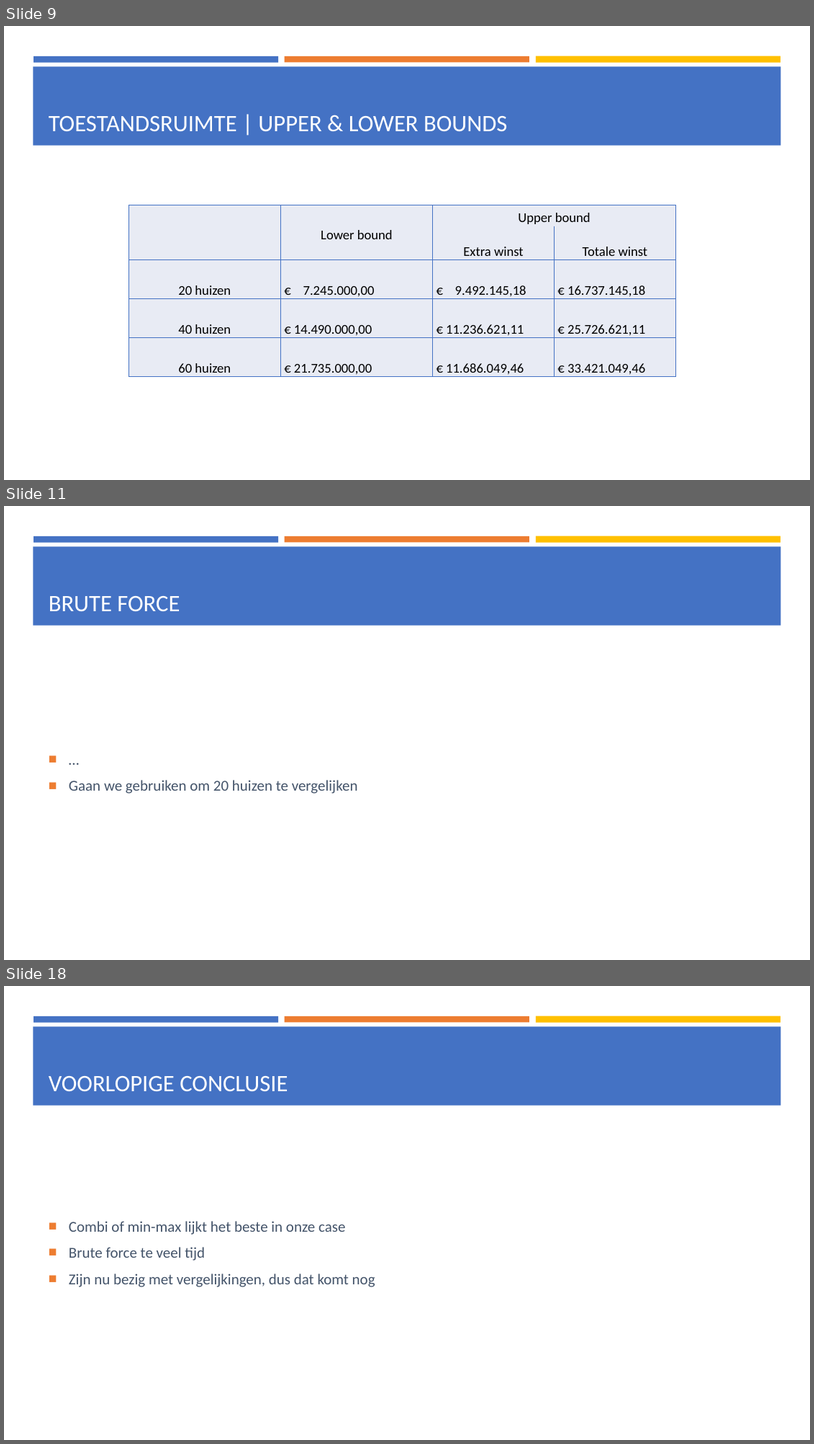
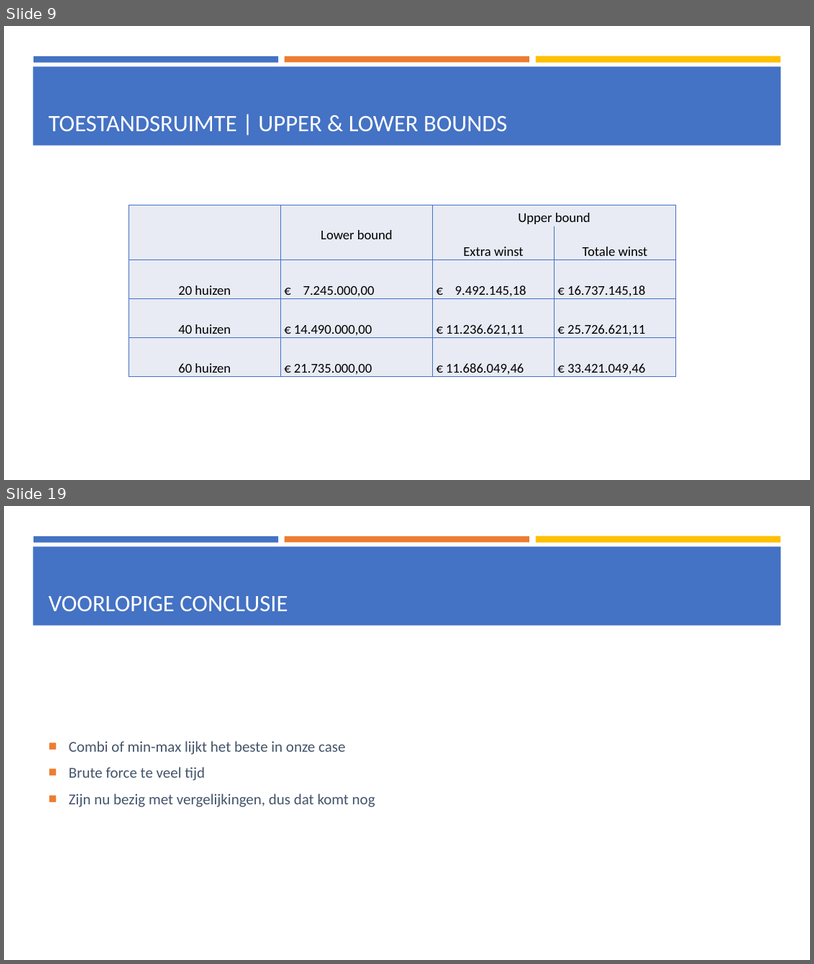
Before and after one commit to rmleushuis/Heurestieken, a slide deck: others/Presentatie 2, 18-5-2018.pptx. Shown one above the other, each under a label of ours: slides 9, 11 and 18 before the commit, slides 9 and 19 after it; the slides between them are not shown. The pictures are 814x1444 and 814x964 pixels, drawn with LibreOffice and Linux fonts; fonts in the diff are those of the drawing. Boxes give left, top, right and bottom in pixels: in the first picture for what was removed or moved away, otherwise in the second. Text is boxed around its words. In the diff, an @@ line names an element or a change of style, - is before the commit and + after.

```diff
--- a/others/Presentatie 2, 18-5-2018.pptx
+++ b/others/Presentatie 2, 18-5-2018.pptx
@@ slide 11 removed at (4, 506, 810, 960), background #FFFFFF; not listed: 4 template elements that a slide beside it also shows @@
@@ title removed at (49, 596, 180, 611) @@
-BRUTE FORCE
@@ text removed at (69, 780, 358, 793) @@
-■ …
-■ Gaan we gebruiken om 20 huizen te vergelijken
@@ what was slide 18 is now slide 19 @@
```
Also in this commit, not shown: 6 slides changed, 5 slides added, 3 other slides removed.
